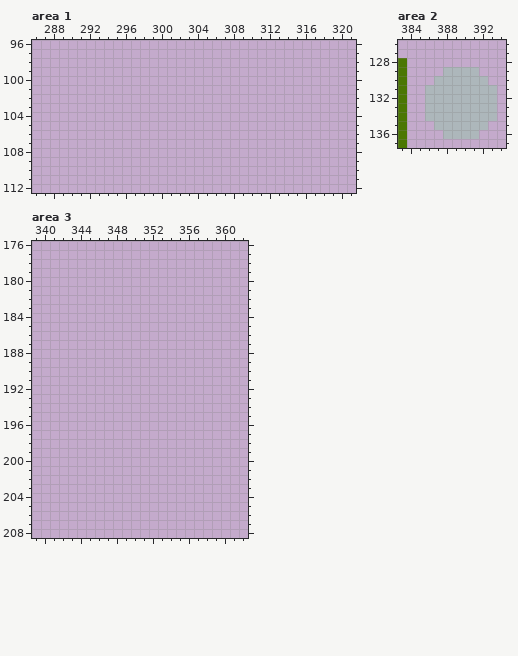
Pixel-art file: art/aseprite_files/NEW_nyc_spritesheet-Recovered.aseprite. The picture above is the old version.
640x320 pixels, 1 frame. Colours within 5 levels of each other are drawn and written as one. Shown: area 1: x 286..321, y 96..112; area 2: x 383..394, y 126..137; area 3: x 339..362, y 176..208. The commit also changed other parts of the picture, which this record leaves out.
After:
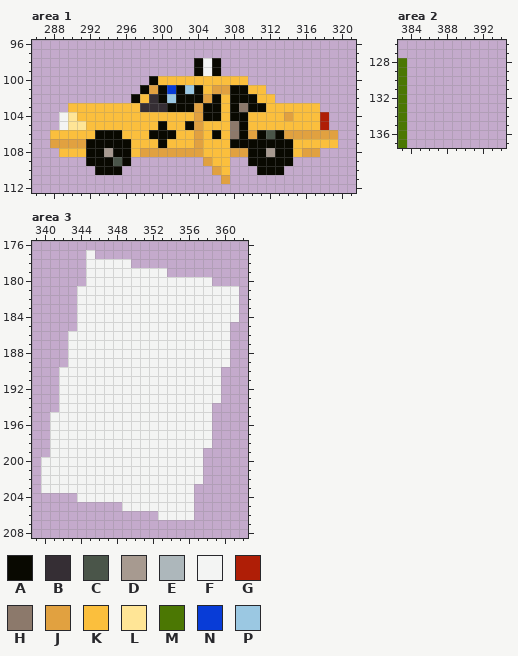
Palette (. is transparent): A #090901  B #352e34  C #4a5549  D #a79a90  E #adb7bb  F #f3f4f3  G #af1e06  H #8c796b  J #e1a140  K #fbbf3d  L #ffe596  M #4b7703  N #083cd7  P #9bc8e2
Diff:
Area 1, layer "Layer 1 Copy":
The edit adds colour A in rows 98 to 99 at x 304 and 306; in row 100 at x 299; in row 101 at x 298, 300, 302, 304 and 308 to 309; in row 102 at x 297, 300, 302 to 304, 306 and 308 to 310; in row 103 at x 301 to 303, 305 to 306, 308 and 310 to 311; in row 104 at x 305 to 306 and 308 to 309.
The edit adds colour A in row 105 at x 300, 303 and 309; in row 106 at x 293 to 295, 299 to 301, 306, 309, 311 and 313; in row 107 at x 292 to 296, 300 and 308 to 314; in row 108 at x 292 to 293, 295 to 296, 310 to 311 and 313 to 314; in row 109 at x 292 to 294, 296 and 310 to 314; in row 110 at x 293 to 295 and 311 to 313.
The edit adds colour B in row 102 at x 299; in row 103 at x 298 to 300.
The edit adds colour C in row 106 at x 312; in row 109 at x 295.
The edit adds colour D in row 108 at x 294 and 312.
The edit adds colour F in rows 98 to 99 at x 305; in rows 104 to 105 at x 289.
The edit adds colour G in rows 104 to 105 at x 318.
The edit adds colour H in row 103 at x 309; in rows 105 to 106 at x 308.
The edit adds colour J in row 101 at x 299 and 306 to 307; in row 102 at x 305; in row 103 at x 304; in row 104 at x 304 and 314; in row 105 at x 304; in row 106 at x 304, 310 and 314 to 319.
The edit adds colour J in row 107 at x 288 to 291 and 304; in row 108 at x 298 to 304, 308 to 309 and 316 to 317; in row 109 at x 305; in row 110 at x 306; in row 111 at x 307.
The edit adds colour K in row 100 at x 300 to 309; in row 101 at x 305 and 310 to 311; in row 102 at x 298, 307 and 311 to 312; in row 103 at x 290 to 297, 307 and 312 to 317; in row 104 at x 291 to 303, 307, 310 to 313 and 315 to 317; in row 105 at x 292 to 299, 301 to 302, 305 to 307 and 310 to 317.
The edit adds colour K in row 106 at x 288 to 292, 296 to 298, 302 to 303, 305 and 307; in row 107 at x 297 to 299, 301 to 303, 305 to 307 and 315 to 319; in row 108 at x 289 to 291, 297, 305 to 307 and 315; in row 109 at x 306 to 307; in row 110 at x 307.
The edit adds colour L in row 104 at x 290; in row 105 at x 290 to 291.
The edit adds colour N in row 101 at x 301.
The edit adds colour P in row 101 at x 303; in row 102 at x 301.
Area 2, layer "Layer 1 Copy":
Colour E is removed in row 129 at x 388 to 391; in row 130 at x 387 to 392; in rows 131 to 134 at x 386 to 393; in row 135 at x 387 to 392; in row 136 at x 388 to 391.
Area 3, layer "Layer 1 Copy":
The edit adds colour F in row 177 at x 345; in row 178 at x 345 to 349; in row 179 at x 345 to 353; in row 180 at x 345 to 358; in rows 181 to 184 at x 344 to 361; in row 185 at x 344 to 360.
The edit adds colour F in rows 186 to 189 at x 343 to 360; in rows 190 to 193 at x 342 to 359; in row 194 at x 342 to 358; in rows 195 to 198 at x 341 to 358; in row 199 at x 341 to 357; in rows 200 to 202 at x 340 to 357.
The edit adds colour F in row 203 at x 340 to 356; in row 204 at x 344 to 356; in row 205 at x 349 to 356; in row 206 at x 353 to 356.
